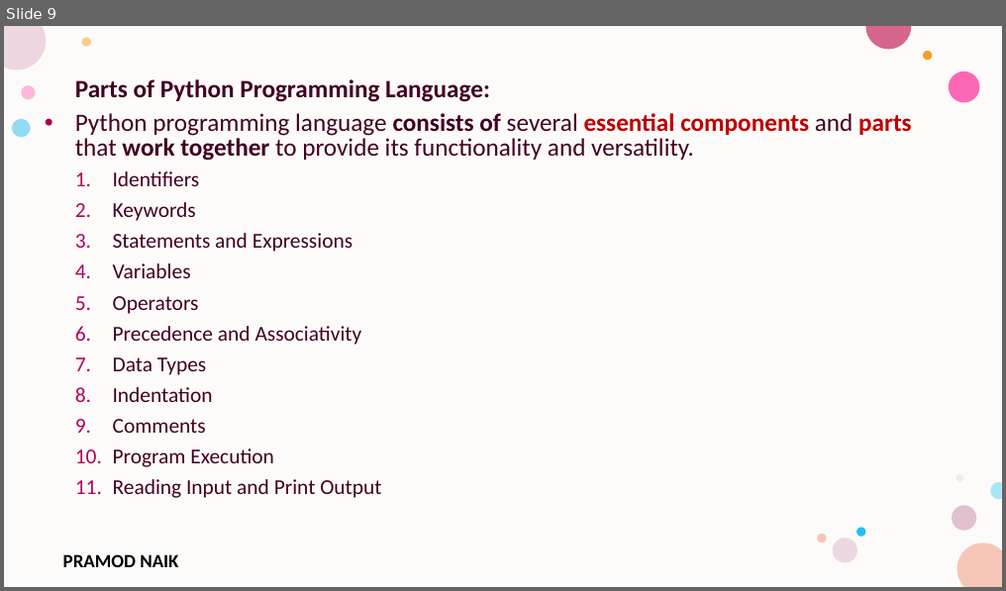
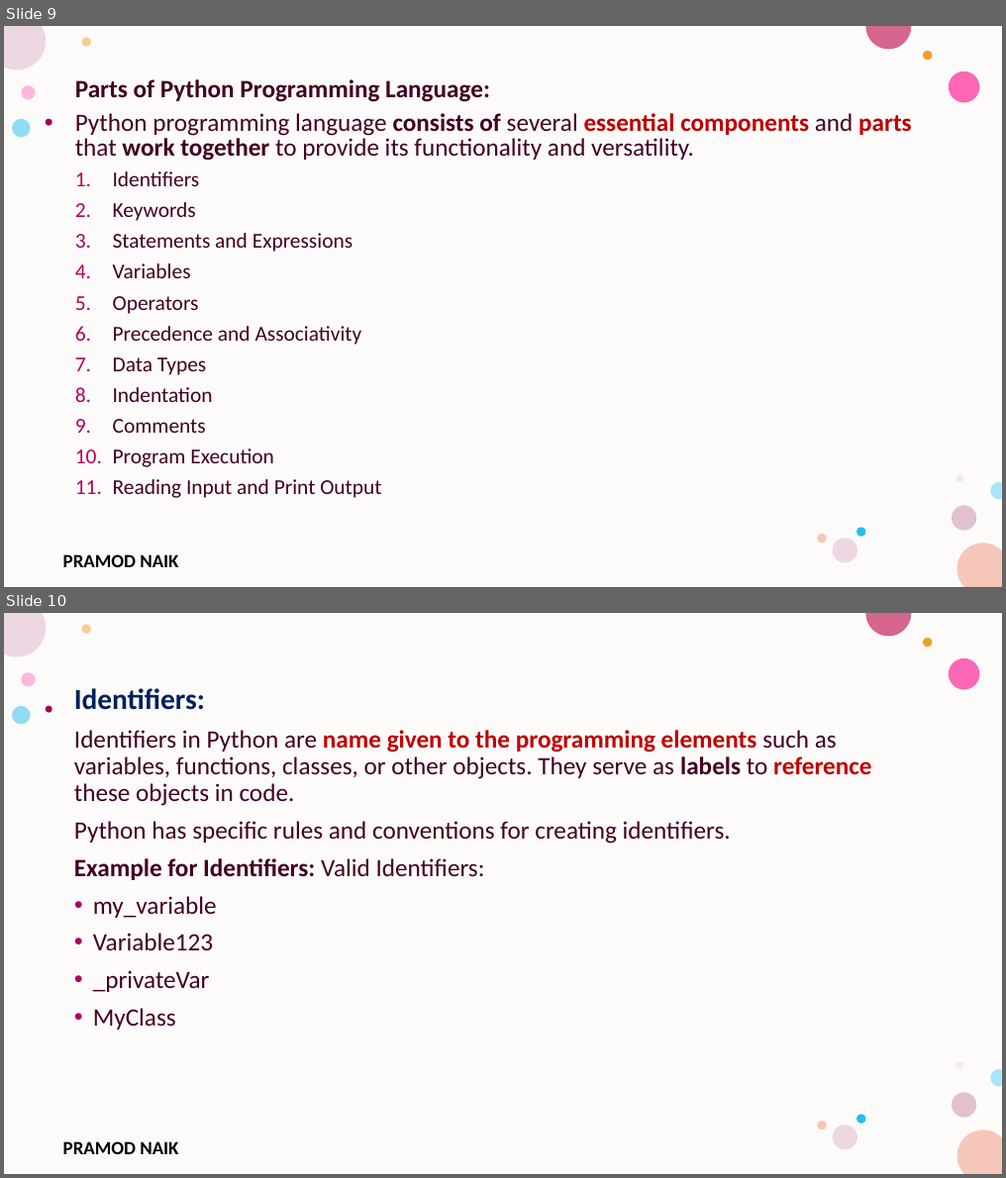
Before and after one commit to PRAMOD-VISHNU-NAIK/MCA-4th-Sem-Python-Shridevi-College, a slide deck: Theory Class-Notes/Module-1 Python Basic Concepts and Programming.pptx. Shown one above the other, each under a label of ours: slide 9 before the commit, slides 9 and 10 after it. The pictures are 1006x591 and 1006x1178 pixels, drawn with LibreOffice and Linux fonts; fonts in the diff are those of the drawing; background and template pictures are left out. Boxes give left, top, right and bottom in pixels: in the first picture for what was removed or moved away, otherwise in the second. Text is boxed around its words. In the diff, an @@ line names an element or a change of style, - is before the commit and + after.

```diff
--- a/Theory Class-Notes/Module-1 Python Basic Concepts and Programming.pptx
+++ b/Theory Class-Notes/Module-1 Python Basic Concepts and Programming.pptx
@@ slide 10 added at [4,613,1002,1174], background #FFFFFF; not listed: 17 template elements that a slide beside it also shows @@
@@ text added at [74,688,872,1030], 24 pt, text #420023 @@
+Identifiers:
+Identifiers in Python are name given to the programming elements such as variables, functions, classes, or other objects. They serve as labels to reference these objects in code.
+Python has specific rules and conventions for creating identifiers.
+Example for Identifiers: Valid Identifiers:
+• my_variable
+• Variable123
+• _privateVar
+• MyClass
```
Also in this commit, not shown: 1 slide changed, 11 other slides added.
